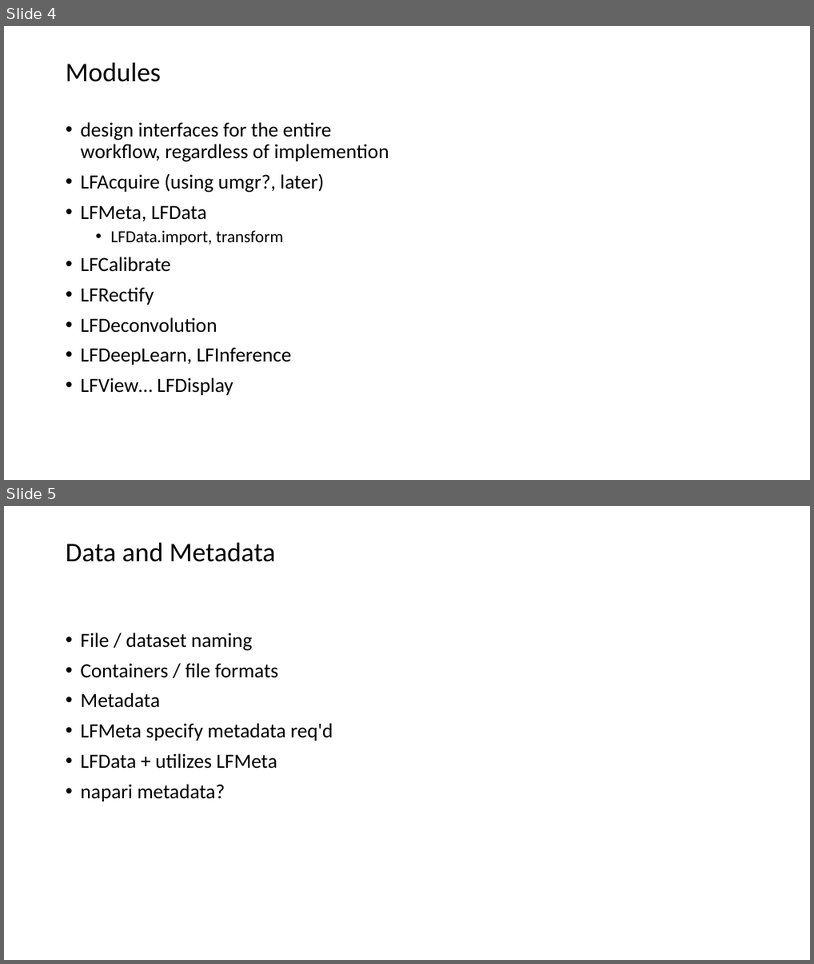
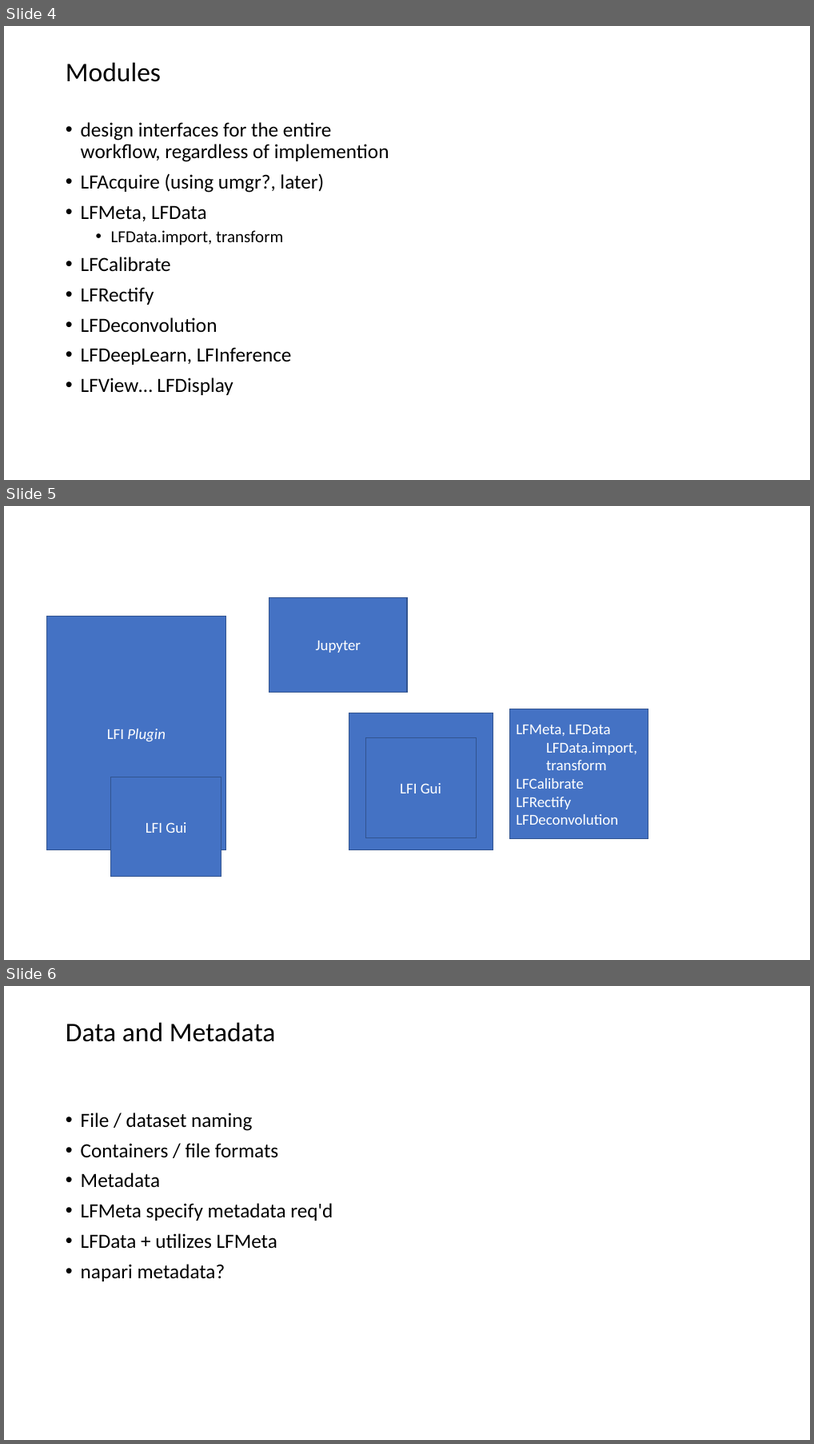
Before and after one commit to PolarizedLightFieldMicroscopy/Documents, a slide deck: LFI plugin/LFM Toolbox.pptx. Shown one above the other, each under a label of ours: slides 4 and 5 before the commit, slides 4, 5 and 6 after it. The pictures are 814x964 and 814x1444 pixels, drawn with LibreOffice and Linux fonts; fonts in the diff are those of the drawing. Boxes give left, top, right and bottom in pixels: in the first picture for what was removed or moved away, otherwise in the second. Text is boxed around its words. In the diff, an @@ line names an element or a change of style, - is before the commit and + after.

```diff
--- a/LFI plugin/LFM Toolbox.pptx
+++ b/LFI plugin/LFM Toolbox.pptx
@@ slide 5 added at [4,506,810,960], background #FFFFFF @@
@@ rectangle added at [270,597,407,692], fill #4472C4, outline #325491 1 pt, 18 pt, text #FFFFFF @@
+Jupyter
@@ rectangle added at [46,616,226,850], fill #4472C4, outline #325491 1 pt, 18 pt, text #FFFFFF, italic @@
+LFI Plugin
@@ rectangle added at [349,713,493,850], fill #4472C4, outline #325491 1 pt @@
@@ rectangle added at [510,708,648,839], fill #4472C4, outline #325491 1 pt, 18 pt, text #FFFFFF @@
+LFMeta, LFData
+  LFData.import, transform
+LFCalibrate
+LFRectify
+LFDeconvolution
@@ rectangle added at [366,738,477,837], fill #4472C4, outline #325491 1 pt, 18 pt, text #FFFFFF @@
+LFI Gui
@@ rectangle added at [111,776,222,876], fill #4472C4, outline #325491 1 pt, 18 pt, text #FFFFFF @@
+LFI Gui
@@ what was slide 5 is now slide 6 @@
```
Also in this commit, not shown: 1 slide changed, 5 other slides added, 1 slide removed, 2 other files.
